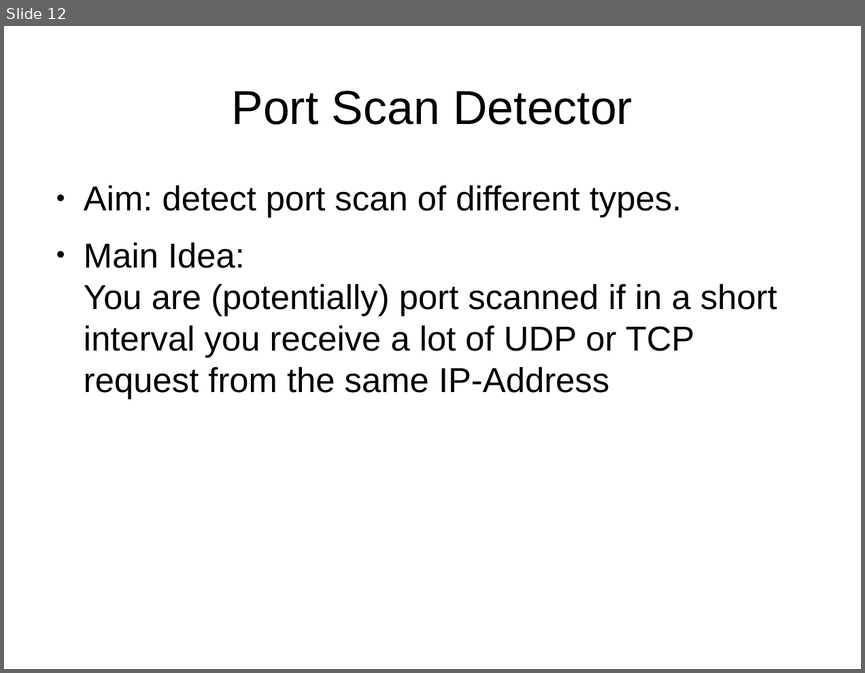
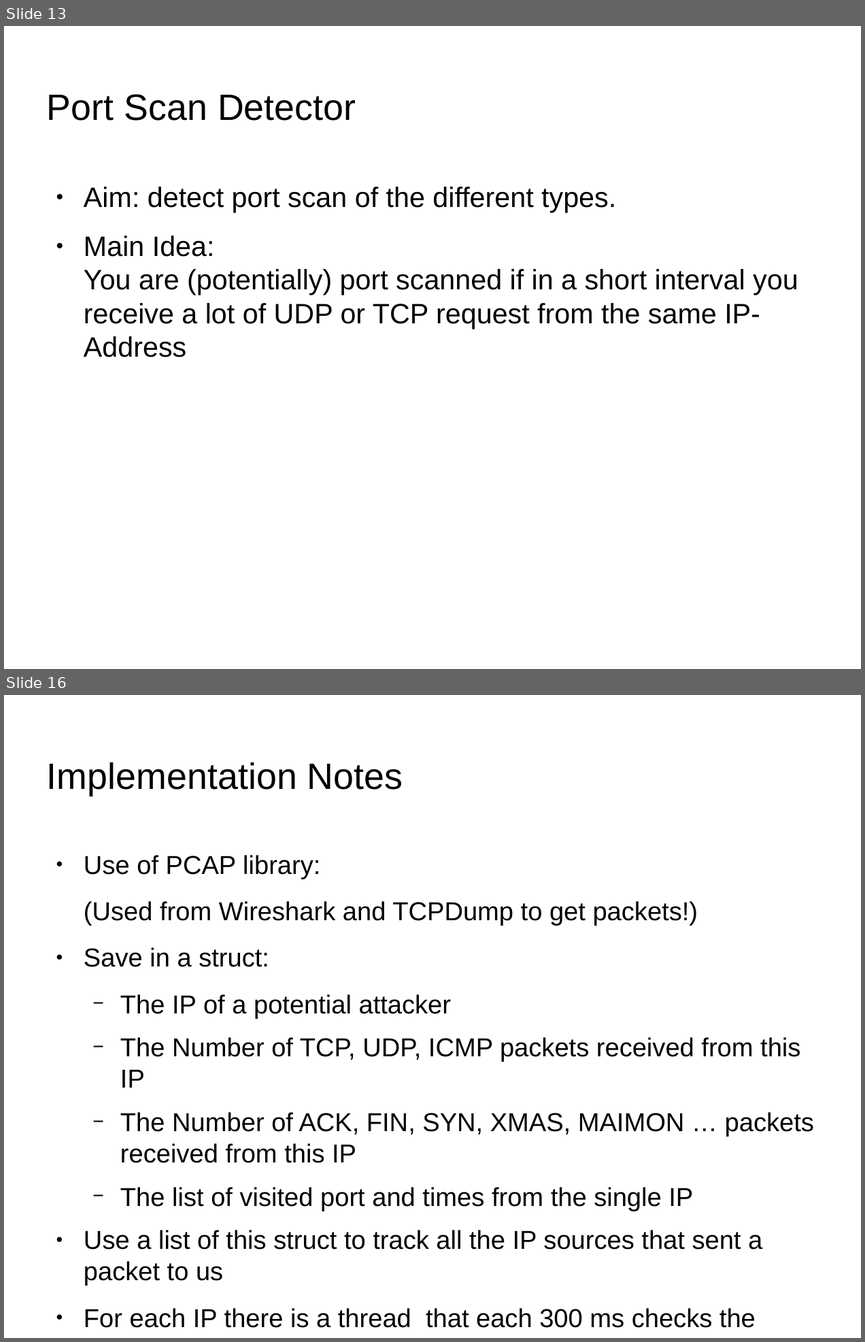
Before and after one commit to herrBez/PortScanner, a slide deck: slides/Untitled 1.odp. Shown one above the other, each under a label of ours: slide 12 before the commit, slides 13 and 16 after it; the slides between them are not shown. The pictures are 865x673 and 865x1342 pixels, drawn with LibreOffice and Linux fonts; fonts in the diff are those of the drawing; background and template pictures are left out. Boxes give left, top, right and bottom in pixels: in the first picture for what was removed or moved away, otherwise in the second. Text is boxed around its words. In the diff, an @@ line names an element or a change of style, - is before the commit and + after.

```diff
--- a/slides/Untitled 1.odp
+++ b/slides/Untitled 1.odp
@@ slide 16 added at [4, 695, 861, 1338], background picture (left out) @@
@@ title added at [47, 762, 403, 796], 33.9 pt, text #000000 @@
+Implementation Notes
@@ text added at [84, 855, 814, 1327], 24.1 pt, text #000000 @@
+● Use of PCAP library:
+(Used from Wireshark and TCPDump to get packets!)
+● Save in a struct:
+  − The IP of a potential attacker
+  − The Number of TCP, UDP, ICMP packets received from this IP
+  − The Number of ACK, FIN, SYN, XMAS, MAIMON … packets received from this IP
+  − The list of visited port and times from the single IP
+● Use a list of this struct to track all the IP sources that sent a packet to us
+● For each IP there is a thread that each 300 ms checks the score of
@@ what was slide 12 is now slide 13 @@
@@ slide 13 changed as well @@
@@ title "Port Scan Detector": place and size @@
-title "Port Scan Detector" at [232, 91, 632, 125]
+title "Port Scan Detector" at [47, 94, 356, 121]
@@ title "Port Scan Detector" at [47, 94, 356, 121]: size 44 to 33.9 pt; alignment centre to left @@
@@ text at [84, 186, 616, 212]: text changed; size 32 to 26 pt @@
-● Aim: detect port scan of different types.
+● Aim: detect port scan of the different types.
@@ text at [84, 235, 798, 357]: size 32 to 26 pt in "Main Idea: You are (potentially) port scanned ..." @@
```
Also in this commit, not shown: 12 other slides changed, 2 other slides added, 4 other files.
